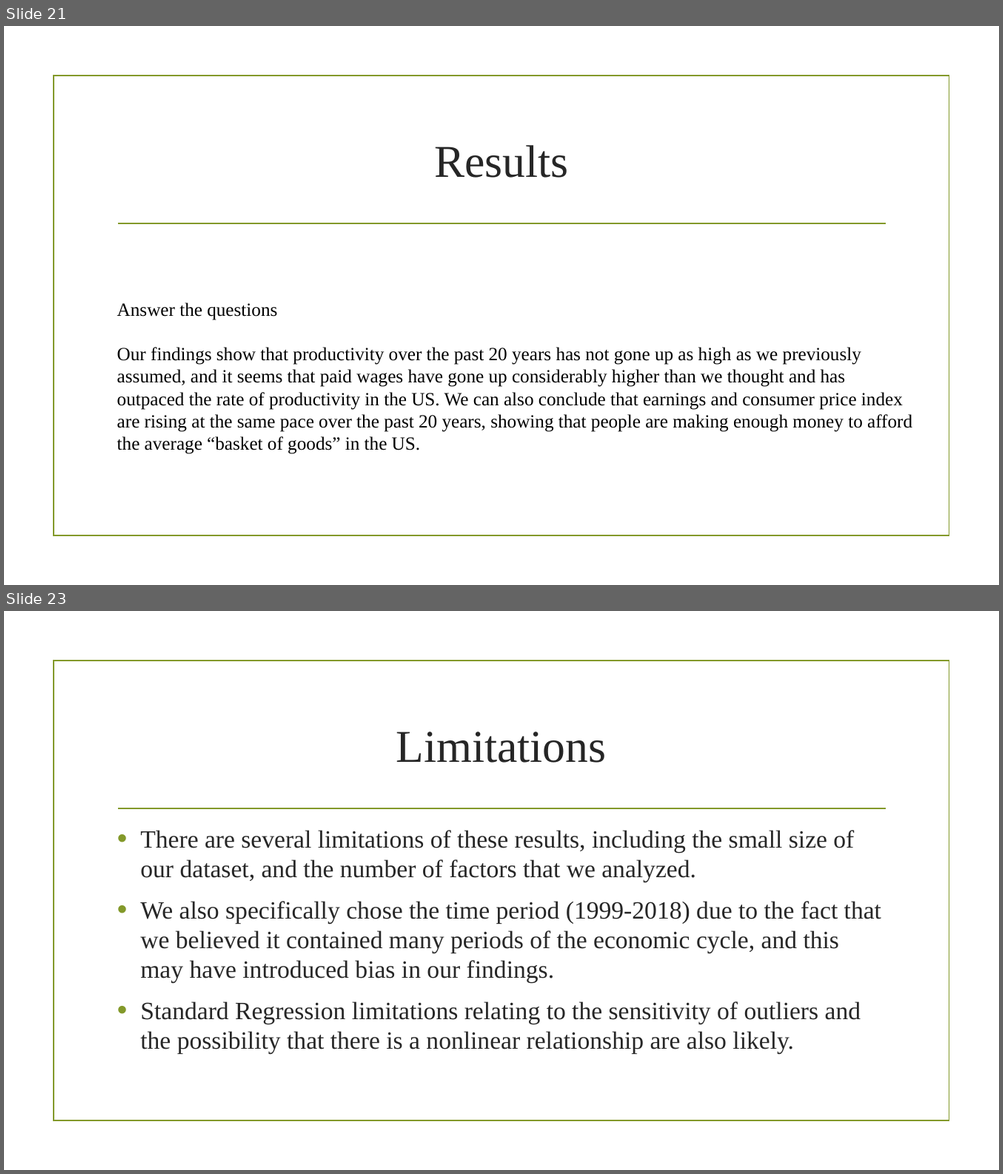
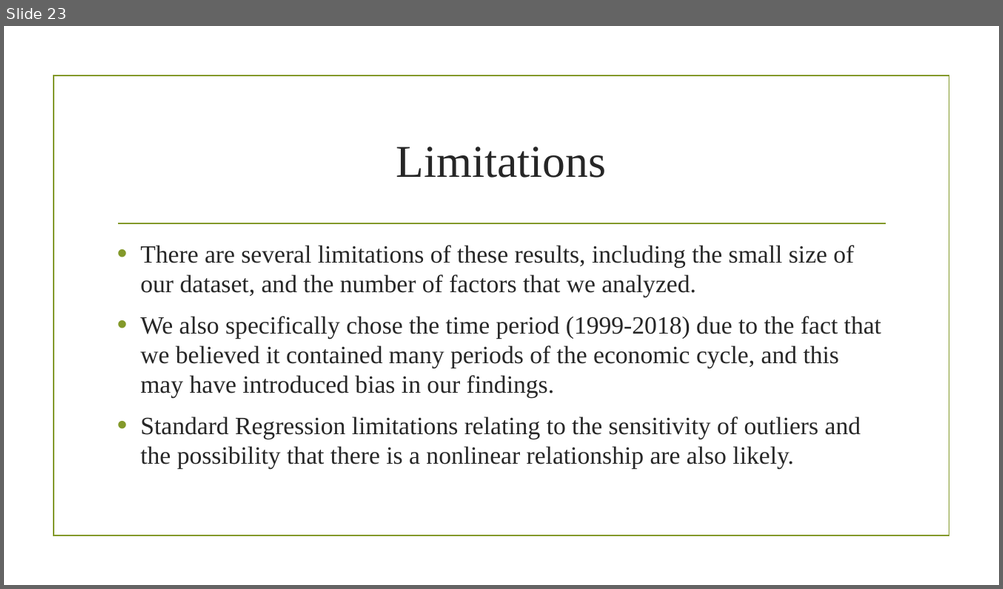
Before and after one commit to jjwu1019/Project, a slide deck: Project1JupyterLanding.pptx. Shown one above the other, each under a label of ours: slides 21 and 23 before the commit, slide 23 after it; the slides between them are not shown. The pictures are 1003x1174 and 1003x589 pixels, drawn with LibreOffice and Linux fonts; fonts in the diff are those of the drawing; background and template pictures are left out. Boxes give left, top, right and bottom in pixels: in the first picture for what was removed or moved away, otherwise in the second. Text is boxed around its words. In the diff, an @@ line names an element or a change of style, - is before the commit and + after.

```diff
--- a/Project1JupyterLanding.pptx
+++ b/Project1JupyterLanding.pptx
@@ slide 21 removed at box(4, 26, 999, 585), background picture (left out); not listed: 2 template elements that a slide beside it also shows @@
@@ title removed at box(434, 145, 568, 178) @@
-Results
@@ text removed at box(117, 303, 912, 454) @@
-Answer the questions
-Our findings show that productivity over the past 20 years has not gone up as high as we previously assumed, and it seems that paid wages have gone up considerably higher than we thought and has outpaced the rate of productivity in the US. We can also conclude that earnings and consumer price index are rising at the same pace over the past 20 years, showing that people are making enough money to afford the average “basket of goods” in the US.
```
Also in this commit, not shown: 3 slides changed, 1 slide added.
